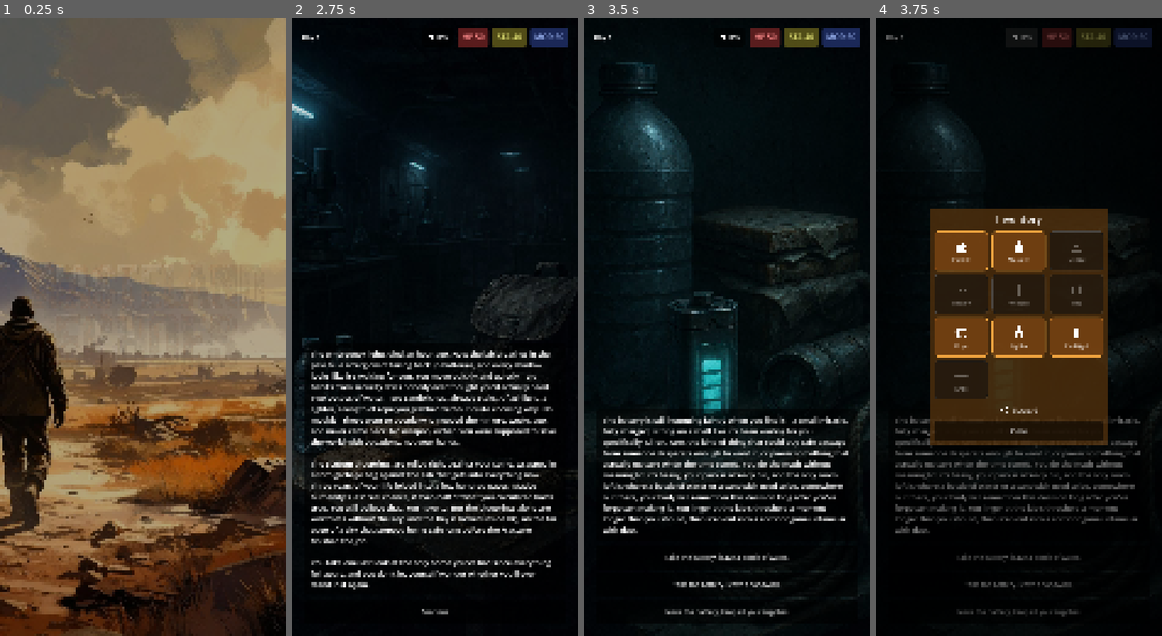
Above: before the commit, frames 1-4 (left to right).
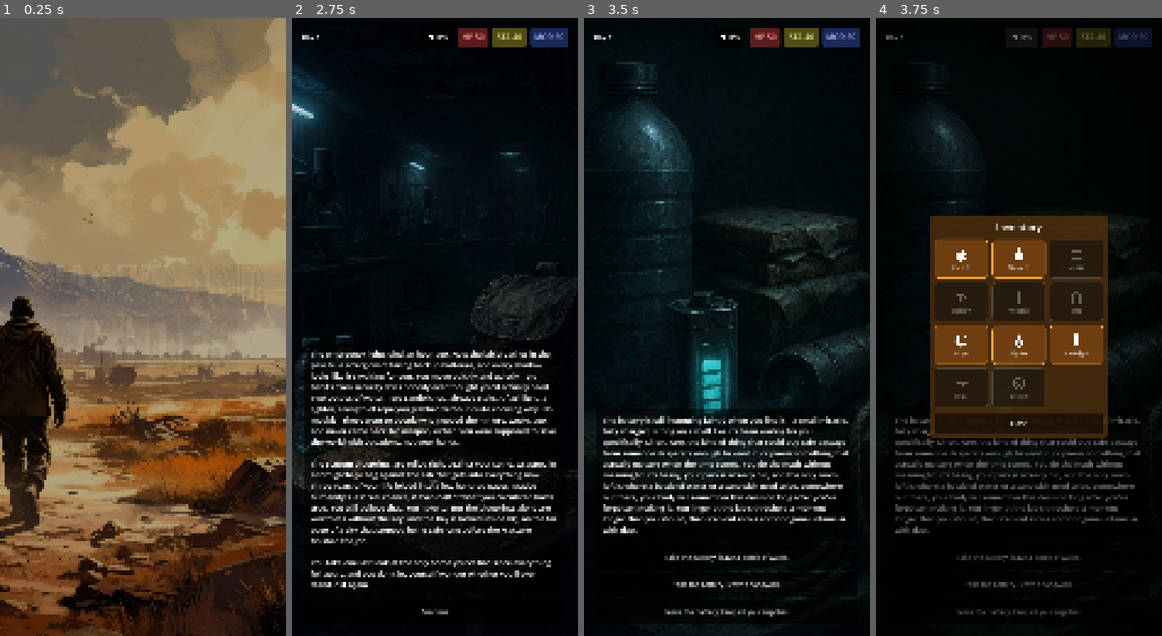
Above: after the commit, the same moments.

Repository: stojanrajkovic-cyber/wasteland-echoes-godot
Game: Godot game, scene res://scenes/splash_screen.tscn
Two runs of this game, one before a commit and one after it. Both use one fixed random seed, a clock stepped at 60 frames per second and the inputs below. Sound files missing from this copy of the repository are replaced by a short silence.
Inputs (mouse positions are in pixels of both pictures, inside the frame that each line leads up to):
- Up to frame 1 (0.25 s): no input
- Up to frame 2 (2.75 s): tap Enter at 0.5 s; drag from (435, 327) to (463, 191) at 0.52 s; click "START" at 1.25 s; click "New Game" at 2 s
- Up to frame 3 (3.5 s): click "Continue" at 2.75 s
- Up to frame 4 (3.75 s): click (1021, 36) at 3.5 s

Frames 1-3 are identical in both runs. In frame 4, 9.3% of the frame differs, in the area x 18-82%, y 30-70%.

Commit message:
Fold Scrap into the inventory grid as an 11th item instead of a separate row
Scrap now uses the exact same int-type tile treatment as Food/Water
(dimmed grey at 0, warm/colored tile with count once > 0), rather than
a hardcoded always-colored row below the grid. Removed the now-unused
ScrapRow/ScrapIcon/ScrapLabel nodes and the scrap_label wiring in
_rebuild_inventory().

Diff:
--- a/scenes/game_view.gd
+++ b/scenes/game_view.gd
@@ -36,7 +36,6 @@
 @onready var bag_button: Button = $MainVBox/TopBarMargin/TopBar/BagButton
 @onready var inventory_modal: Control = $InventoryModal
 @onready var items_grid: GridContainer = $InventoryModal/PopupCenter/InventoryPanel/InventoryVBox/ItemsGrid
-@onready var scrap_label: Label = $InventoryModal/PopupCenter/InventoryPanel/InventoryVBox/ScrapRow/ScrapLabel
 @onready var inventory_close_button: Button = $InventoryModal/PopupCenter/InventoryPanel/InventoryVBox/CloseButton
 
 const INVENTORY_ITEMS := [
@@ -50,6 +49,7 @@
 	{"key": "hasLighter", "label": "Lighter", "type": "bool", "icon": "icon_lighter.png"},
 	{"key": "hasFlashlight", "label": "Flashlight", "type": "bool", "icon": "icon_flashlight.png"},
 	{"key": "hasKnife", "label": "Knife", "type": "bool", "icon": "icon_knife.png"},
+	{"key": "scrap", "label": "Scrap", "type": "int", "icon": "icon_scrap.png"},
 ]
 
 var _reveal_active := false
@@ -161,9 +161,6 @@
 		cell.add_child(cell_vbox)
 		items_grid.add_child(cell)
 
-	var scrap := int(GameManager.flags.get("scrap", 0))
-	scrap_label.text = "Scrap: %d" % scrap
-
 
 func _on_prompt_changed(prompt: Dictionary) -> void:
 	SceneTransition.flash_update(func(): _render_prompt(prompt))
--- a/scenes/game_view.tscn
+++ b/scenes/game_view.tscn
@@ -361,23 +361,6 @@
 theme_override_constants/v_separation = 16
 columns = 3
 
-[node name="ScrapRow" type="HBoxContainer" parent="InventoryModal/PopupCenter/InventoryPanel/InventoryVBox"]
-layout_mode = 2
-alignment = 1
-theme_override_constants/separation = 14
-
-[node name="ScrapIcon" type="TextureRect" parent="InventoryModal/PopupCenter/InventoryPanel/InventoryVBox/ScrapRow"]
-custom_minimum_size = Vector2(40, 40)
-layout_mode = 2
-texture = ExtResource("14")
-expand_mode = 1
-stretch_mode = 5
-
-[node name="ScrapLabel" type="Label" parent="InventoryModal/PopupCenter/InventoryPanel/InventoryVBox/ScrapRow"]
-layout_mode = 2
-theme_override_font_sizes/font_size = 26
-text = "Scrap: 0"
-
 [node name="CloseButton" type="Button" parent="InventoryModal/PopupCenter/InventoryPanel/InventoryVBox"]
 layout_mode = 2
 custom_minimum_size = Vector2(0, 74)
